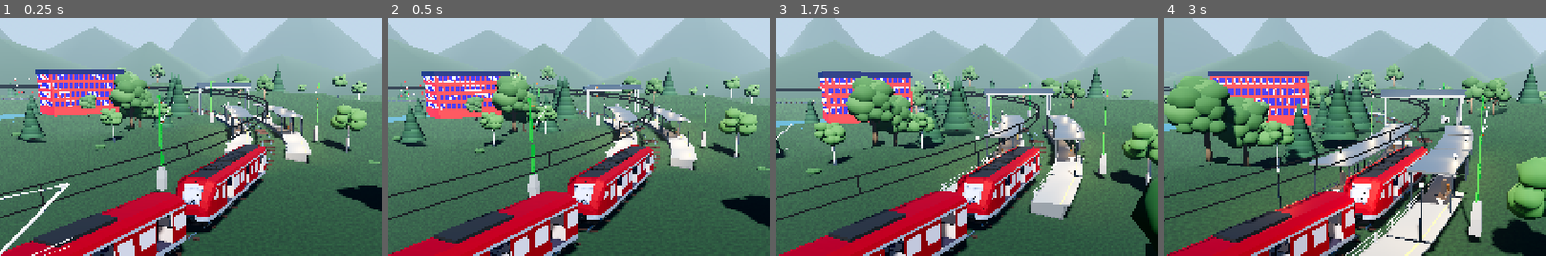
Above: before the commit, frames 1-4 (left to right).
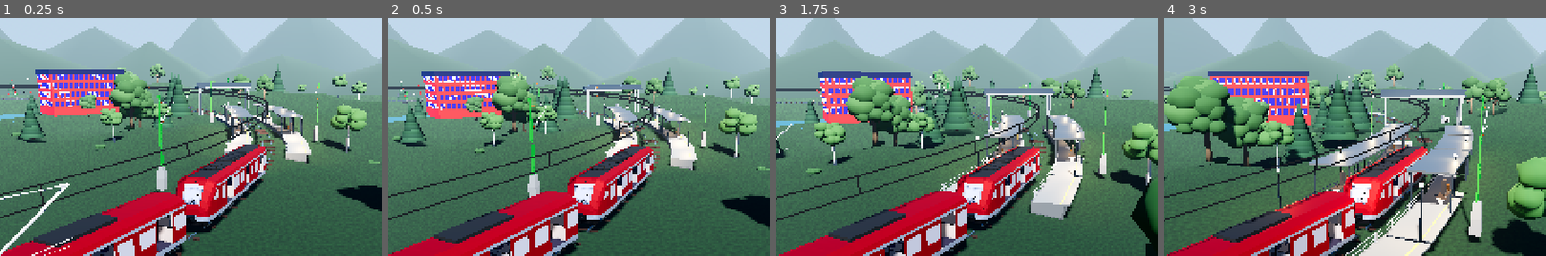
Above: after the commit, the same moments.

Repository: Kathir-Kalidass/railway-digital-twin
Game: Godot game, scene res://scenes/lts_full.tscn
Two runs of this game, one before a commit and one after it. Both use one fixed random seed, a clock stepped at 60 frames per second and the inputs below.
Inputs (mouse positions are % of the whole screen's width and height, from its top left):
- Up to frame 1 (0.25 s): no input
- Up to frame 2 (0.5 s): no input
- Up to frame 3 (1.75 s): tap Enter at 0.5 s; move the mouse to (72, 45) at 0.52 s; hold Up (ui_up) 0.53-1.28 s; hold Ctrl 0.53-1.28 s; click (72, 45) at 0.67 s; tap Space at 0.77, 1.07, 1.52 s; move the mouse to (30, 55) at 1.27 s; hold Down (ui_down) from 1.28 s (still down); tap F at 1.35 s
- Up to frame 4 (3 s): tap Space at 1.82 s; move the mouse to (60, 28) at 2.02 s; release Down (ui_down) at 2.03 s; hold Up (ui_up) from 2.03 s (still down); tap 2 at 2.1 s; move the mouse to (45, 70) at 2.77 s; tap R at 2.85 s; click (45, 70) at 2.92 s
The pictures show only the part of the screen within x 20-70%, y 16-66%; the shares and areas given below are measured in that part.

The runs differ from the first frame. In frame 1, less than 0.1% of the frame differs, in the area x 2-10%, y 25-35%; in frame 2, 0.1%, in the area x 2-10%, y 26-36%; in frame 3, less than 0.1%; in frame 4, nothing differs.

Commit message:
feat(godot): cover both tracks at the level crossing

Diff:
--- a/godot/scenes/world_wildlife.tscn
+++ b/godot/scenes/world_wildlife.tscn
@@ -73,6 +73,7 @@
 [node name="LevelCrossing" type="Node3D" parent="."]
 script = ExtResource("12")
 track_path = NodePath("../../Track")
+track_paths = [NodePath("../../Track"), NodePath("../../InnerTrack")]
 distance_m = 260.0
 
 [node name="WildlifeSafety" type="Node" parent="."]
--- a/godot/src/level_crossing.gd
+++ b/godot/src/level_crossing.gd
@@ -5,9 +5,13 @@
 ## the track and flashes two red lamps while wildlife is near or on the rails.
 
 @export var track_path: NodePath
+@export var track_paths: Array[NodePath] = []
+@export var track_registry_path: NodePath = NodePath("../../TrackRegistry")
 @export var distance_m := 260.0
 @export var track_gauge_m := 1.435
 @export var road_width_m := 8.0
+
+var _track_poses: Array[Transform3D] = []
 
 var _alarm := false
 var _down := 0.0
@@ -27,127 +31,167 @@
 
 
 func _place() -> void:
-	var track := get_node_or_null(track_path) as LTSTrack
-	if track:
-		global_transform = track.get_global_transform_at_distance(distance_m)
+	_track_poses.clear()
+	var tracks := _resolve_tracks()
+	if tracks.is_empty():
+		return
+	var base_length := tracks[0].length
+	for track in tracks:
+		_track_poses.append(track.get_global_transform_at_distance(distance_m * track.length / base_length))
+	global_transform = _track_poses[0]
+
+
+func _resolve_tracks() -> Array[LTSTrack]:
+	var result: Array[LTSTrack] = []
+	for path in track_paths:
+		var track := get_node_or_null(path) as LTSTrack
+		if track != null:
+			result.append(track)
+	if result.is_empty():
+		var registry := get_node_or_null(track_registry_path) as TrackRegistry
+		if registry != null:
+			result = registry.tracks()
+	if result.is_empty():
+		var fallback := get_node_or_null(track_path) as LTSTrack
+		if fallback != null:
+			result.append(fallback)
+	return result
 
 
 func _build() -> void:
+	var asphalt := _material(Color(0.13, 0.14, 0.15), 0.96)
+	var pad := MeshInstance3D.new()
+	pad.name = "Pad"
+	var pad_mesh := BoxMesh.new()
+	pad_mesh.size = Vector3(10.0, 0.12, 13.0)
+	pad.mesh = pad_mesh
+	pad.material_override = asphalt
+	pad.position = _pad_local_position()
+	add_child(pad)
+	_build_barrier_set(pad.position.z, -1.0)
+	_build_barrier_set(pad.position.z, 1.0)
+
+
+func _pad_local_position() -> Vector3:
+	var local := Vector3(0.0, -0.06, 0.0)
+	if _track_poses.size() > 1:
+		var centre := Vector3.ZERO
+		for pose in _track_poses:
+			centre += global_transform.affine_inverse() * pose.origin
+		centre /= float(_track_poses.size())
+		local.z = centre.z
+	return local
+
+
+func _build_barrier_set(corridor_centre_z: float, side: float) -> void:
+	var steel := _material(STEEL, 0.45, 0.5)
 	var concrete := _material(CONCRETE, 0.9)
-	var steel := _material(STEEL, 0.45, 0.5)
 	var red := _material(RED, 0.55)
 	var white := _material(WHITE, 0.55)
-	var asphalt := _material(Color(0.13, 0.14, 0.15), 0.96)
-
-	var pad := MeshInstance3D.new()
-	var pad_mesh := BoxMesh.new()
-	pad_mesh.size = Vector3(10.0, 0.12, 12.0)
-	pad.mesh = pad_mesh
-	pad.material_override = asphalt
-	pad.position = Vector3(0.0, -0.06, 0.0)
-	add_child(pad)
-
-	for side in [-1.0, 1.0]:
-		var post := MeshInstance3D.new()
-		var post_mesh := CylinderMesh.new()
-		post_mesh.top_radius = 0.11
-		post_mesh.bottom_radius = 0.13
-		post_mesh.height = 3.2
-		post.mesh = post_mesh
-		post.material_override = steel
-		post.position = Vector3(0.0, 1.6, side * 4.1)
-		add_child(post)
-
-		var base := MeshInstance3D.new()
-		var base_mesh := BoxMesh.new()
-		base_mesh.size = Vector3(0.55, 0.18, 0.55)
-		base.mesh = base_mesh
-		base.material_override = concrete
-		base.position = Vector3(0.0, 0.09, side * 4.1)
-		add_child(base)
-
-		var housing := MeshInstance3D.new()
-		var housing_mesh := BoxMesh.new()
-		housing_mesh.size = Vector3(0.72, 0.62, 0.3)
-		housing.mesh = housing_mesh
-		housing.material_override = steel
-		housing.position = Vector3(0.0, 3.35, side * 4.1)
-		add_child(housing)
-
-		for lamp_x in [-0.2, 0.2]:
-			var lamp := MeshInstance3D.new()
-			var lamp_mesh := SphereMesh.new()
-			lamp_mesh.radius = 0.13
-			lamp_mesh.height = 0.26
-			lamp.mesh = lamp_mesh
-			lamp.material_override = red
-			lamp.position = Vector3(lamp_x, 3.35, side * 4.1 + (0.18 if side > 0.0 else -0.18))
-			lamp.visible = false
-			add_child(lamp)
-			_lamps.append(lamp)
-
-		var sign_root := Node3D.new()
-		sign_root.position = Vector3(0.0, 2.65, side * 4.1 + (0.08 if side > 0.0 else -0.08))
-		add_child(sign_root)
-		for angle in [-PI / 4.0, PI / 4.0]:
-			var board := MeshInstance3D.new()
-			var board_mesh := BoxMesh.new()
-			board_mesh.size = Vector3(0.9, 0.12, 0.05)
-			board.mesh = board_mesh
-			board.material_override = red
-			board.position = Vector3(0.0, 0.0, 0.0)
-			board.rotation.z = angle
-			sign_root.add_child(board)
-
-		var stripe := MeshInstance3D.new()
-		var stripe_mesh := BoxMesh.new()
-		stripe_mesh.size = Vector3(0.55, 0.06, 0.04)
-		stripe.mesh = stripe_mesh
-		stripe.material_override = white
-		stripe.position = Vector3(0.0, -0.7, side * 4.1 + (0.05 if side > 0.0 else -0.05))
-		add_child(stripe)
-
-	for side in [-1.0, 1.0]:
-		var pillar := MeshInstance3D.new()
-		var pillar_mesh := BoxMesh.new()
-		pillar_mesh.size = Vector3(0.5, 1.2, 0.5)
-		pillar.mesh = pillar_mesh
-		pillar.material_override = concrete
-		pillar.position = Vector3(-4.6, 0.6, side * 5.4)
-		add_child(pillar)
-
-		var pivot := Node3D.new()
-		pivot.name = "BarrierPivot"
-		pivot.position = Vector3(-4.6, 1.05, side * 5.4)
-		add_child(pivot)
-		_pivots.append(pivot)
-
-		var arm := MeshInstance3D.new()
-		var arm_mesh := BoxMesh.new()
-		arm_mesh.size = Vector3(8.2, 0.2, 0.2)
-		arm.mesh = arm_mesh
-		arm.material_override = red
-		arm.position = Vector3(4.1, 0.0, 0.0)
-		pivot.add_child(arm)
-
-		for stripe_x in [1.4, 3.4, 5.4]:
-			var band := MeshInstance3D.new()
-			var band_mesh := BoxMesh.new()
-			band_mesh.size = Vector3(0.8, 0.22, 0.22)
-			band.mesh = band_mesh
-			band.material_override = white
-			band.position = Vector3(float(stripe_x), 0.0, 0.0)
-			pivot.add_child(band)
-
-		var tip := MeshInstance3D.new()
-		var tip_mesh := BoxMesh.new()
-		tip_mesh.size = Vector3(0.7, 0.18, 0.18)
-		tip.mesh = tip_mesh
-		tip.material_override = white
-		tip.position = Vector3(8.2, 0.0, 0.0)
-		pivot.add_child(tip)
-
-		pivot.rotation.z = deg_to_rad(82.0)
+	var root := Node3D.new()
+	root.name = "BarrierSet%d" % (0 if side < 0.0 else 1)
+	add_child(root)
+	var post_z := corridor_centre_z + side * 4.6
+	var pillar_z := corridor_centre_z + side * 6.0
+
+	var post := MeshInstance3D.new()
+	var post_mesh := CylinderMesh.new()
+	post_mesh.top_radius = 0.11
+	post_mesh.bottom_radius = 0.13
+	post_mesh.height = 3.2
+	post.mesh = post_mesh
+	post.material_override = steel
+	post.position = Vector3(0.0, 1.6, post_z)
+	root.add_child(post)
+
+	var base := MeshInstance3D.new()
+	var base_mesh := BoxMesh.new()
+	base_mesh.size = Vector3(0.55, 0.18, 0.55)
+	base.mesh = base_mesh
+	base.material_override = concrete
+	base.position = Vector3(0.0, 0.09, post_z)
+	root.add_child(base)
+
+	var housing := MeshInstance3D.new()
+	var housing_mesh := BoxMesh.new()
+	housing_mesh.size = Vector3(0.72, 0.62, 0.3)
+	housing.mesh = housing_mesh
+	housing.material_override = steel
+	housing.position = Vector3(0.0, 3.35, post_z)
+	root.add_child(housing)
+
+	for lamp_x in [-0.2, 0.2]:
+		var lamp := MeshInstance3D.new()
+		var lamp_mesh := SphereMesh.new()
+		lamp_mesh.radius = 0.13
+		lamp_mesh.height = 0.26
+		lamp.mesh = lamp_mesh
+		lamp.material_override = red
+		lamp.position = Vector3(lamp_x, 3.35, post_z + (0.18 if side > 0.0 else -0.18))
+		lamp.visible = false
+		root.add_child(lamp)
+		_lamps.append(lamp)
+
+	var sign_root := Node3D.new()
+	sign_root.position = Vector3(0.0, 2.65, post_z + (0.08 if side > 0.0 else -0.08))
+	root.add_child(sign_root)
+	for angle in [-PI / 4.0, PI / 4.0]:
+		var board := MeshInstance3D.new()
+		var board_mesh := BoxMesh.new()
+		board_mesh.size = Vector3(0.9, 0.12, 0.05)
+		board.mesh = board_mesh
+		board.material_override = red
+		board.rotation.z = angle
+		sign_root.add_child(board)
+
+	var stripe := MeshInstance3D.new()
+	var stripe_mesh := BoxMesh.new()
+	stripe_mesh.size = Vector3(0.55, 0.06, 0.04)
+	stripe.mesh = stripe_mesh
+	stripe.material_override = white
+	stripe.position = Vector3(0.0, -0.7, post_z + (0.05 if side > 0.0 else -0.05))
+	root.add_child(stripe)
+
+	var pillar := MeshInstance3D.new()
+	var pillar_mesh := BoxMesh.new()
+	pillar_mesh.size = Vector3(0.5, 1.2, 0.5)
+	pillar.mesh = pillar_mesh
+	pillar.material_override = concrete
+	pillar.position = Vector3(-4.6, 0.6, pillar_z)
+	root.add_child(pillar)
+
+	var pivot := Node3D.new()
+	pivot.name = "BarrierPivot"
+	pivot.position = Vector3(-4.6, 1.05, pillar_z)
+	root.add_child(pivot)
+	_pivots.append(pivot)
+
+	var arm := MeshInstance3D.new()
+	var arm_mesh := BoxMesh.new()
+	arm_mesh.size = Vector3(8.2, 0.2, 0.2)
+	arm.mesh = arm_mesh
+	arm.material_override = red
+	arm.position = Vector3(4.1, 0.0, 0.0)
+	pivot.add_child(arm)
+
+	for stripe_x in [1.4, 3.4, 5.4]:
+		var band := MeshInstance3D.new()
+		var band_mesh := BoxMesh.new()
+		band_mesh.size = Vector3(0.8, 0.22, 0.22)
+		band.mesh = band_mesh
+		band.material_override = white
+		band.position = Vector3(float(stripe_x), 0.0, 0.0)
+		pivot.add_child(band)
+
+	var tip := MeshInstance3D.new()
+	var tip_mesh := BoxMesh.new()
+	tip_mesh.size = Vector3(0.7, 0.18, 0.18)
+	tip.mesh = tip_mesh
+	tip.material_override = white
+	tip.position = Vector3(8.2, 0.0, 0.0)
+	pivot.add_child(tip)
+
+	pivot.rotation.z = deg_to_rad(82.0)
 
 
 func _process(delta: float) -> void:
@@ -176,6 +220,13 @@
 
 func get_crossing_point() -> Vector3:
 	return global_position
+
+
+func get_crossing_points() -> Array[Vector3]:
+	var result: Array[Vector3] = []
+	for pose in _track_poses:
+		result.append(pose.origin)
+	return result
 
 
 func get_crossing_pose() -> Transform3D:
--- /dev/null
+++ b/godot/tests/test_level_crossing_two_track.gd
@@ -0,0 +1,69 @@
+extends SceneTree
+
+
+func _initialize() -> void:
+	call_deferred("_run")
+
+
+func _run() -> void:
+	var a := Assert.new()
+	var scene: Node3D = load("res://scenes/lts_full.tscn").instantiate()
+	scene.get_node("MQTTBridge").connect_on_ready = false
+	root.add_child(scene)
+	await process_frame
+
+	var crossing := scene.get_node("WorldWildlife/LevelCrossing") as Node3D
+	var up := scene.get_node("Track") as LTSTrack
+	var down := scene.get_node("InnerTrack") as LTSTrack
+	var points: Array = crossing.call("get_crossing_points")
+	a.eq(points.size(), 2, "crossing reports both track points")
+
+	var distance_m: float = crossing.get("distance_m")
+	var up_point: Vector3 = up.get_global_transform_at_distance(distance_m).origin
+	var down_point: Vector3 = down.get_global_transform_at_distance(distance_m * down.length / up.length).origin
+	a.ok(points[0].distance_to(up_point) < 0.5, "first point is the UP crossing")
+	a.ok(points[1].distance_to(down_point) < 0.5, "second point is the DOWN crossing")
+	a.ok(Vector3(points[0].x, 0.0, points[0].z).distance_to(
+		crossing.call("get_crossing_point")) < 0.01, "legacy get_crossing_point still returns UP")
+
+	var pad := crossing.get_node_or_null("Pad") as MeshInstance3D
+	a.ok(pad != null, "crossing has a named road pad")
+	if pad:
+		var pad_box := _world_aabb(pad)
+		a.ok(pad_box.has_point(up_point + Vector3(0.0, -0.02, 0.0)), "pad covers the UP track")
+		a.ok(pad_box.has_point(down_point + Vector3(0.0, -0.02, 0.0)), "pad covers the DOWN track")
+
+	var pivots := crossing.find_children("BarrierPivot", "Node3D", true, false)
+	a.ok(pivots.size() >= 2, "barrier sets frame both approach sides")
+	crossing.call("set_alarm", true)
+	crossing.call("_process", 1.0)
+	a.ok(bool(crossing.call("is_barrier_down")), "alarm lowers the barriers")
+	for pivot in pivots:
+		a.ok(absf((pivot as Node3D).rotation.z) < 0.05, "every barrier lowers with the alarm")
+		var local: Vector3 = crossing.to_local((pivot as Node3D).global_position)
+		a.ok(local.z > 3.0 or local.z < -7.0, "barrier stand is clear of both tracks")
+
+	scene.queue_free()
+	await process_frame
+	quit(a.report("test_level_crossing_two_track"))
+
+
+func _world_aabb(root: Node3D) -> AABB:
+	var result := AABB()
+	var found := false
+	var items: Array[Node] = root.find_children("*", "MeshInstance3D", true, false)
+	if root is MeshInstance3D and not items.has(root):
+		items.push_front(root)
+	for item in items:
+		var mesh_instance := item as MeshInstance3D
+		if mesh_instance == null or mesh_instance.mesh == null:
+			continue
+		var box := mesh_instance.get_aabb()
+		for index in 8:
+			var point := mesh_instance.global_transform * box.get_endpoint(index)
+			if not found:
+				result = AABB(point, Vector3.ZERO)
+				found = true
+			else:
+				result = result.expand(point)
+	return result
